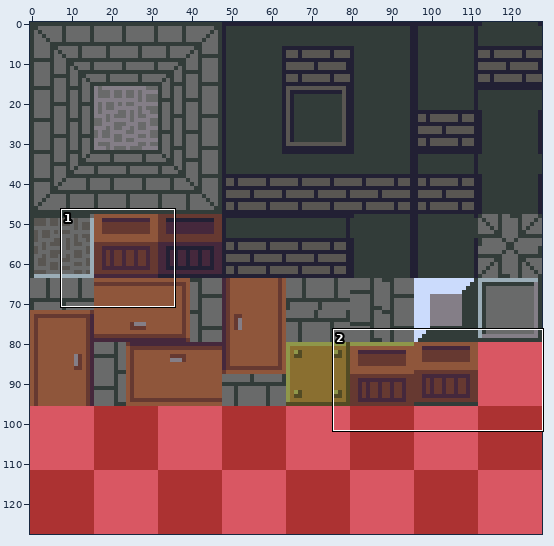
File history of a sprite sheet, graphics/level_tiles.png. Above, an overview of the earlier version with the close-up marked.
Close-up. First the earlier version:
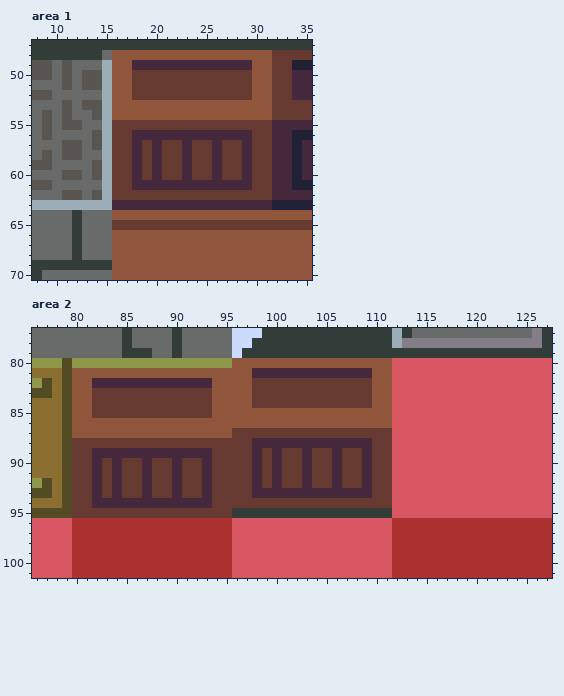
The file is 128x128 pixels. Colours within 5 levels of each other are drawn and written as one. Shown: area 1: x 8..35, y 47..70; area 2: x 76..127, y 77..101.
The result:
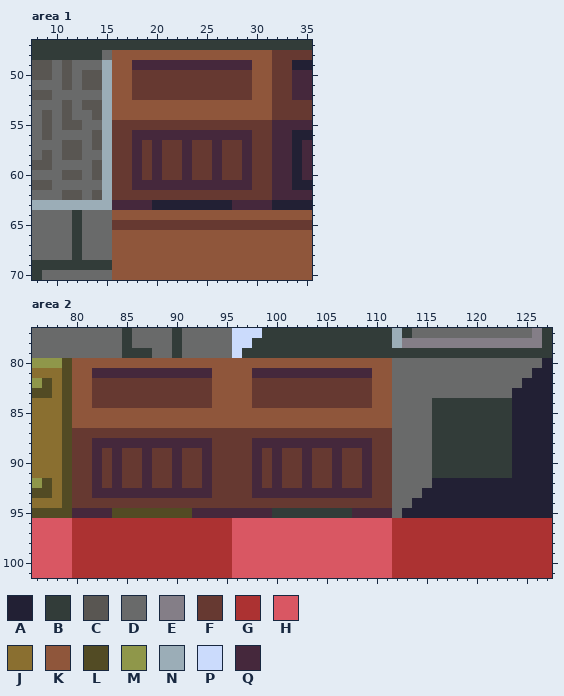
Palette (. is transparent): A #222034  B #323c39  C #595652  D #696a6a  E #847e87  F #663931  G #ac3232  H #d95763  J #8a6f30  K #8f563b  L #524b24  M #8f974a  N #9badb7  P #cbdbfc  Q #45283c
Change:
--- area 1
@@ x 18..29 @@
 62 FFFFFFFFFFFF
-63 QQQQQQQQQQQQ
+63 QQAAAAAAAAQQ
 64 KKKKKKKKKKKK
--- area 2
@@ x 76..127 @@
  79 DDDDDDDDDBBBDDBDDDDDPBBBBBBBBBBBBBBBBBBBBBBBBBBBBBBB
- 80 MMMLMMMMMMMMMMMMMMMMKKKKKKKKKKKKKKKKHHHHHHHHHHHHHHHH
- 81 JJJLKKKKKKKKKKKKKKKKKKQQQQQQQQQQQQKKHHHHHHHHHHHHHHHH
- 82 MLJLKKQQQQQQQQQQQQKKKKFFFFFFFFFFFFKKHHHHHHHHHHHHHHHH
- 83 LLJLKKFFFFFFFFFFFFKKKKFFFFFFFFFFFFKKHHHHHHHHHHHHHHHH
- 84 JJJLKKFFFFFFFFFFFFKKKKFFFFFFFFFFFFKKHHHHHHHHHHHHHHHH
- 85 JJJLKKFFFFFFFFFFFFKKKKKKKKKKKKKKKKKKHHHHHHHHHHHHHHHH
- 86 JJJLKKKKKKKKKKKKKKKKKKKKKKKKKKKKKKKKHHHHHHHHHHHHHHHH
- 87 JJJLKKKKKKKKKKKKKKKKFFFFFFFFFFFFFFFFHHHHHHHHHHHHHHHH
- 88 JJJLFFFFFFFFFFFFFFFFFFQQQQQQQQQQQQFFHHHHHHHHHHHHHHHH
- 89 JJJLFFQQQQQQQQQQQQFFFFQFQFFQFFQFFQFFHHHHHHHHHHHHHHHH
- 90 JJJLFFQFQFFQFFQFFQFFFFQFQFFQFFQFFQFFHHHHHHHHHHHHHHHH
- 91 JJJLFFQFQFFQFFQFFQFFFFQFQFFQFFQFFQFFHHHHHHHHHHHHHHHH
- 92 MLJLFFQFQFFQFFQFFQFFFFQFQFFQFFQFFQFFHHHHHHHHHHHHHHHH
- 93 LLJLFFQFQFFQFFQFFQFFFFQQQQQQQQQQQQFFHHHHHHHHHHHHHHHH
- 94 JJJLFFQQQQQQQQQQQQFFFFFFFFFFFFFFFFFFHHHHHHHHHHHHHHHH
- 95 LLLLFFFFFFFFFFFFFFFFBBBBBBBBBBBBBBBBHHHHHHHHHHHHHHHH
+ 80 MMMLKKKKKKKKKKKKKKKKKKKKKKKKKKKKKKKKDDDDDDDDDDDDDDDA
+ 81 JJJLKKQQQQQQQQQQQQKKKKQQQQQQQQQQQQKKDDDDDDDDDDDDDDAA
+ 82 MLJLKKFFFFFFFFFFFFKKKKFFFFFFFFFFFFKKDDDDDDDDDDDDDAAA
+ 83 LLJLKKFFFFFFFFFFFFKKKKFFFFFFFFFFFFKKDDDDDDDDDDDDAAAA
+ 84 JJJLKKFFFFFFFFFFFFKKKKFFFFFFFFFFFFKKDDDDBBBBBBBBAAAA
+ 85 JJJLKKKKKKKKKKKKKKKKKKKKKKKKKKKKKKKKDDDDBBBBBBBBAAAA
+ 86 JJJLKKKKKKKKKKKKKKKKKKKKKKKKKKKKKKKKDDDDBBBBBBBBAAAA
+ 87 JJJLFFFFFFFFFFFFFFFFFFFFFFFFFFFFFFFFDDDDBBBBBBBBAAAA
+ 88 JJJLFFQQQQQQQQQQQQFFFFQQQQQQQQQQQQFFDDDDBBBBBBBBAAAA
+ 89 JJJLFFQFQFFQFFQFFQFFFFQFQFFQFFQFFQFFDDDDBBBBBBBBAAAA
+ 90 JJJLFFQFQFFQFFQFFQFFFFQFQFFQFFQFFQFFDDDDBBBBBBBBAAAA
+ 91 JJJLFFQFQFFQFFQFFQFFFFQFQFFQFFQFFQFFDDDDBBBBBBBBAAAA
+ 92 MLJLFFQFQFFQFFQFFQFFFFQFQFFQFFQFFQFFDDDDAAAAAAAAAAAA
+ 93 LLJLFFQQQQQQQQQQQQFFFFQQQQQQQQQQQQFFDDDAAAAAAAAAAAAA
+ 94 JJJLFFFFFFFFFFFFFFFFFFFFFFFFFFFFFFFFDDAAAAAAAAAAAAAA
+ 95 LLLLQQQQLLLLLLLLQQQQQQQQBBBBBBBBQQQQDAAAAAAAAAAAAAAA
  96 HHHHGGGGGGGGGGGGGGGGHHHHHHHHHHHHHHHHGGGGGGGGGGGGGGGG
Pixel boxes of the changes (left, top, right, bottom) in both close-ups:
changed: (152, 200, 232, 210)
changed: (72, 358, 272, 518)
changed: (352, 358, 552, 518)
